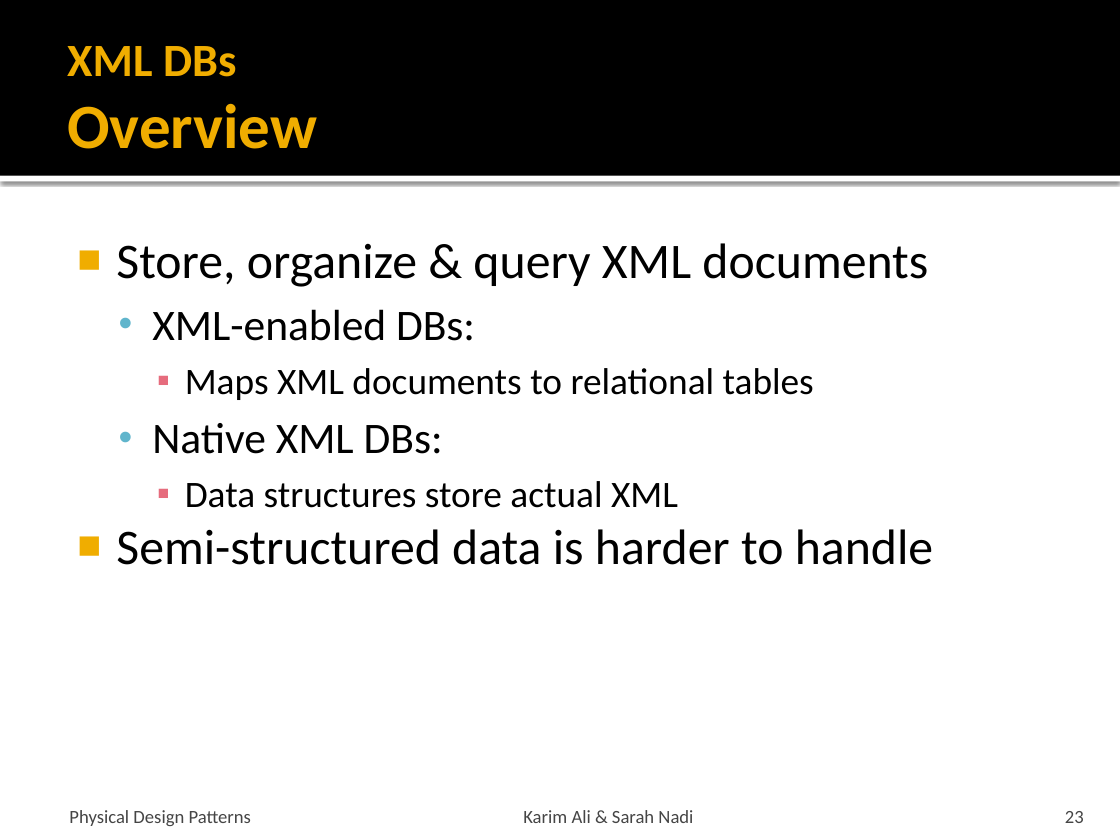
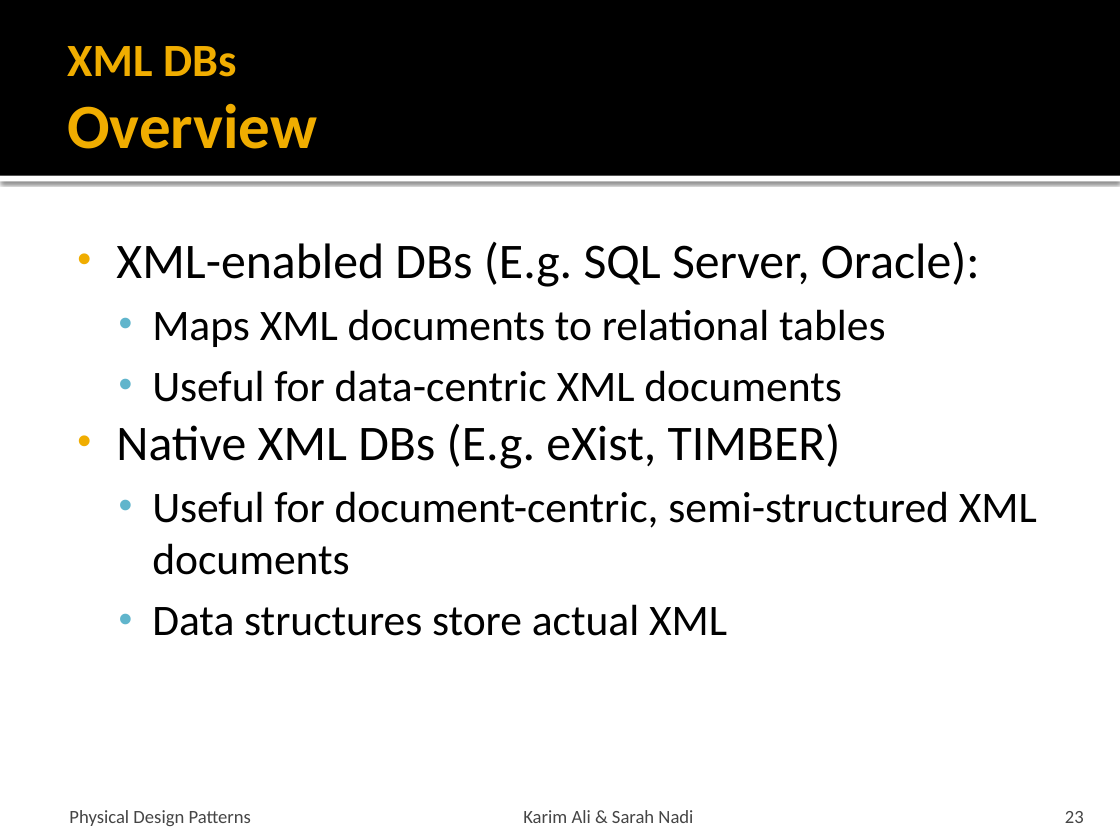
Before and after one commit to snadi/cs848-db, a slide deck: slide 23 of cs848-db/PhysDesignPres.pptx. Drawn at 1120x840 pixels with LibreOffice and Linux fonts; fonts in the diff are those of the drawing. Boxes give left, top, right and bottom in pixels: in the first picture for what was removed or moved away, otherwise in the second. Text is boxed around its words. In the diff, an @@ line names an element or a change of style, - is before the commit and + after.

```diff
--- a/cs848-db/PhysDesignPres.pptx
+++ b/cs848-db/PhysDesignPres.pptx
@@ text at box(116, 242, 980, 287): text changed @@
-■ Store, organize & query XML documents
-  • XML-enabled DBs:
+• XML-enabled DBs (E.g. SQL Server, Oracle):
@@ text at box(152, 309, 885, 636): size 24 to 28 pt in "Maps XML documents to relational tables", "Data structures store actual XML"; bullet ▪ to •; list level 3 to 2 in "Maps XML documents to relational ..."; bullet colour #E66C7D to #60B5CC; list level 3 to 2 in "Data structures store actual XML" @@
@@ text at box(116, 370, 1037, 575): text changed @@
-  • Native XML DBs:
+  • Useful for data-centric XML documents
+• Native XML DBs (E.g. eXist, TIMBER)
+  • Useful for document-centric, semi-structured XML documents
@@ text at box(116, 529, 933, 565): paragraph removed @@
-■ Semi-structured data is harder to handle
```
Also in this commit, not shown: 5 other slides changed, 3 other files.
